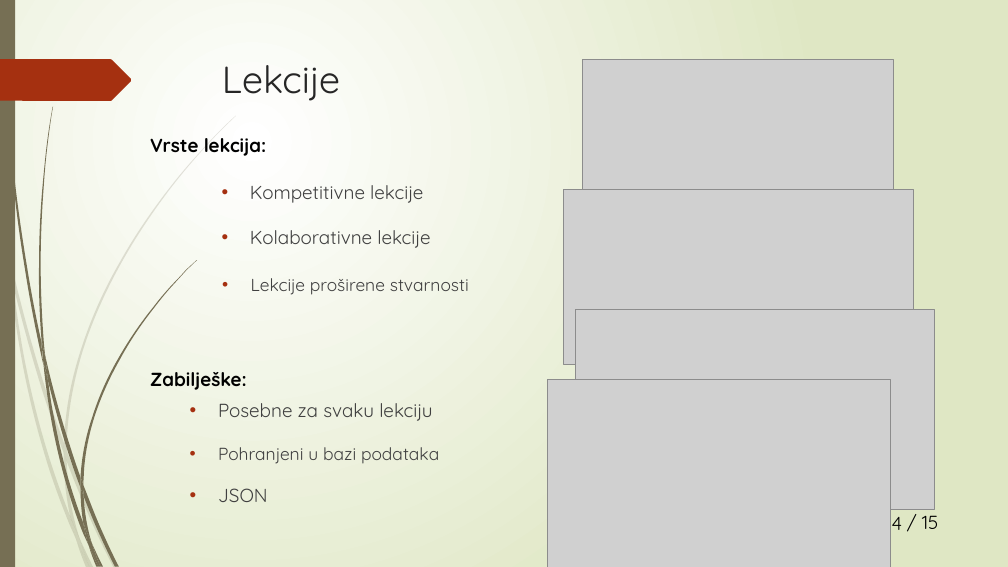
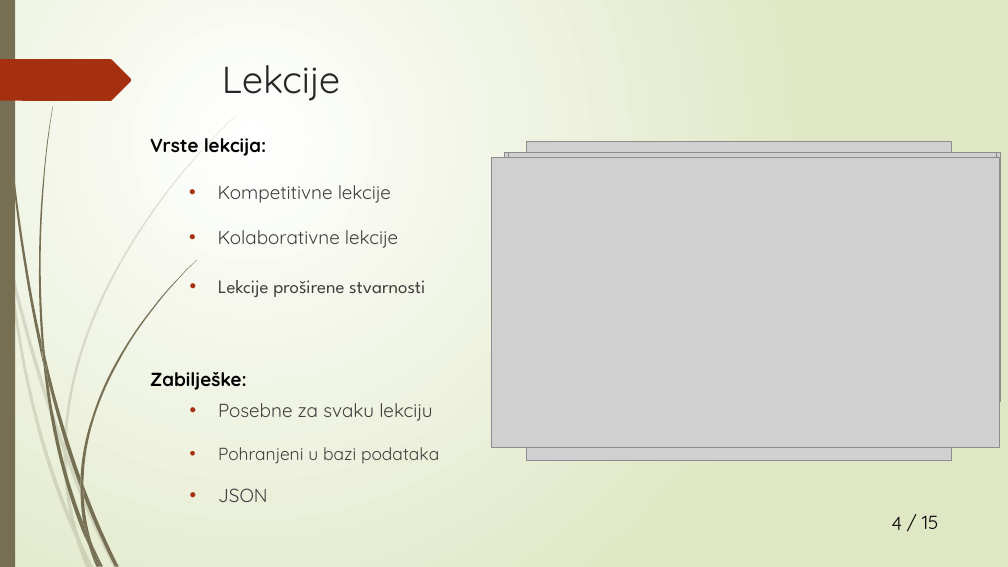
Before and after one commit to RokiFoki/Diplomski, a slide deck: slide 4 of Prezentacija.pptx. Drawn at 1008x567 pixels with LibreOffice and Linux fonts; fonts in the diff are those of the drawing; grey boxes stand for pictures. Boxes give left, top, right and bottom in pixels: in the first picture for what was removed or moved away, otherwise in the second. Text is boxed around its words. In the diff, an @@ line names an element or a change of style, - is before the commit and + after.

```diff
--- a/Prezentacija.pptx
+++ b/Prezentacija.pptx
@@ picture: place and size @@
-picture at <box>583,60,894,293</box>
+picture at <box>526,141,951,461</box>
@@ text "Kompetitivne lekcije": place and size @@
-text "Kompetitivne lekcije" at <box>250,185,423,203</box>
+text "Kompetitivne lekcije" at <box>218,185,391,203</box>
@@ picture: place and size @@
-picture at <box>547,380,891,567</box>
+picture at <box>492,157,1000,448</box>
@@ picture: place and size @@
-picture at <box>563,190,913,364</box>
+picture at <box>504,153,1001,401</box>
@@ picture: place and size @@
-picture at <box>575,309,934,510</box>
+picture at <box>509,152,997,425</box>
@@ text "Kolaborativne lekcije": place and size @@
-text "Kolaborativne lekcije" at <box>250,230,430,248</box>
+text "Kolaborativne lekcije" at <box>218,230,398,248</box>
@@ text "Lekcije proširene stvarnosti": place and size @@
-text "Lekcije proširene stvarnosti" at <box>251,278,469,295</box>
+text "Lekcije proširene stvarnosti" at <box>218,280,425,297</box>
@@ text "Lekcije proširene stvarnosti" at <box>218,280,425,297</box>: size 16.6 to 18 pt, font Quicksand to League Spartan @@
```
Also in this commit, not shown: 8 other slides changed, 1 other file.
